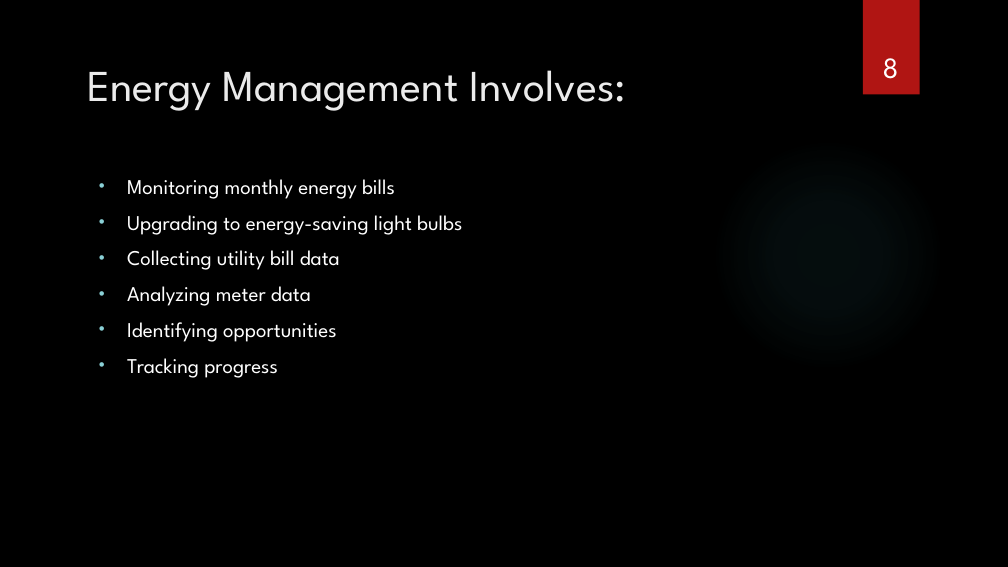
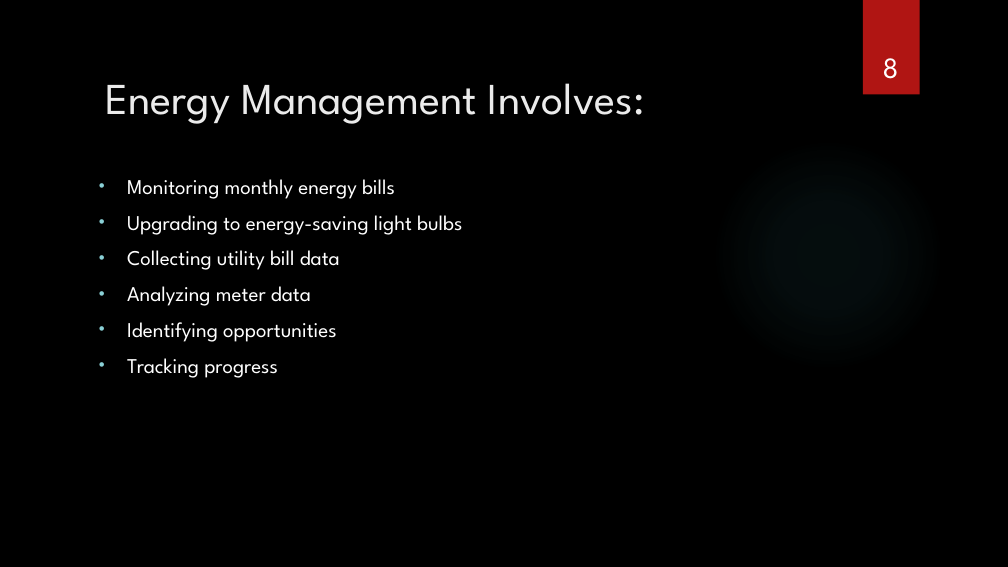
Before and after one commit to spaggiari65/present, a slide deck: slide 8 of Chapter12.pptx. Drawn at 1008x567 pixels with LibreOffice and Linux fonts; fonts in the diff are those of the drawing; background and template pictures are left out. Boxes give left, top, right and bottom in pixels: in the first picture for what was removed or moved away, otherwise in the second. Text is boxed around its words. In the diff, an @@ line names an element or a change of style, - is before the commit and + after.

```diff
--- a/Chapter12.pptx
+++ b/Chapter12.pptx
@@ title "Energy Management Involves:": place and size @@
-title "Energy Management Involves:" at box(87, 70, 626, 111)
+title "Energy Management Involves:" at box(106, 83, 645, 124)
```
Also in this commit, not shown: 8 other slides changed, 4 slides added.
